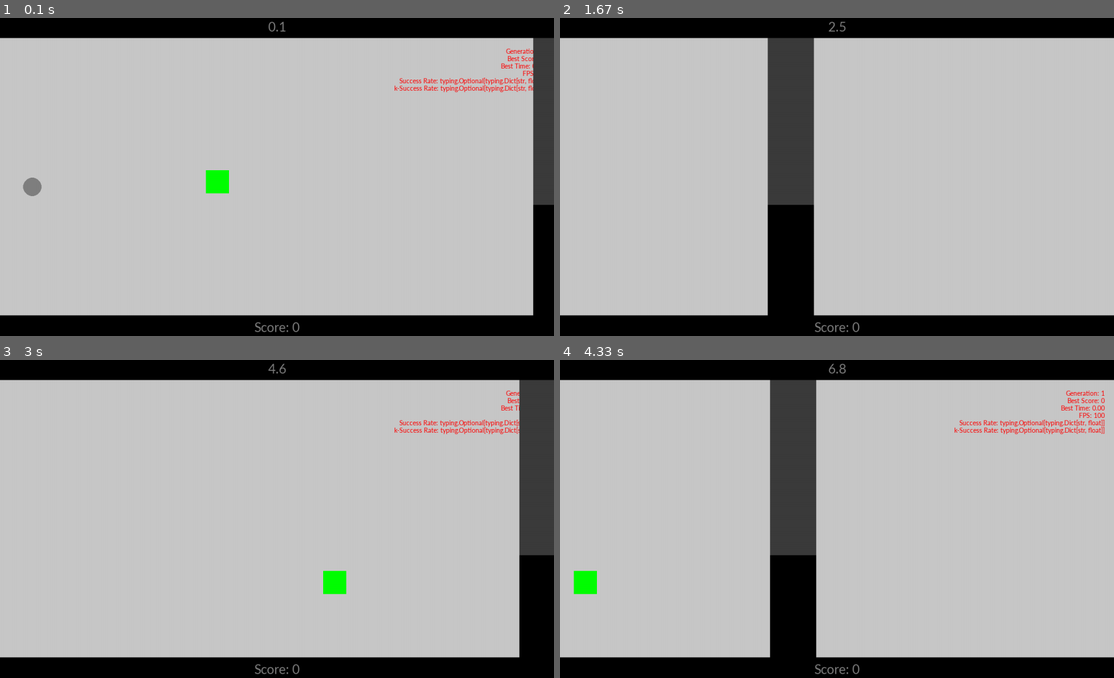
Above: before the commit, frames 1-4 (two rows, left to right).
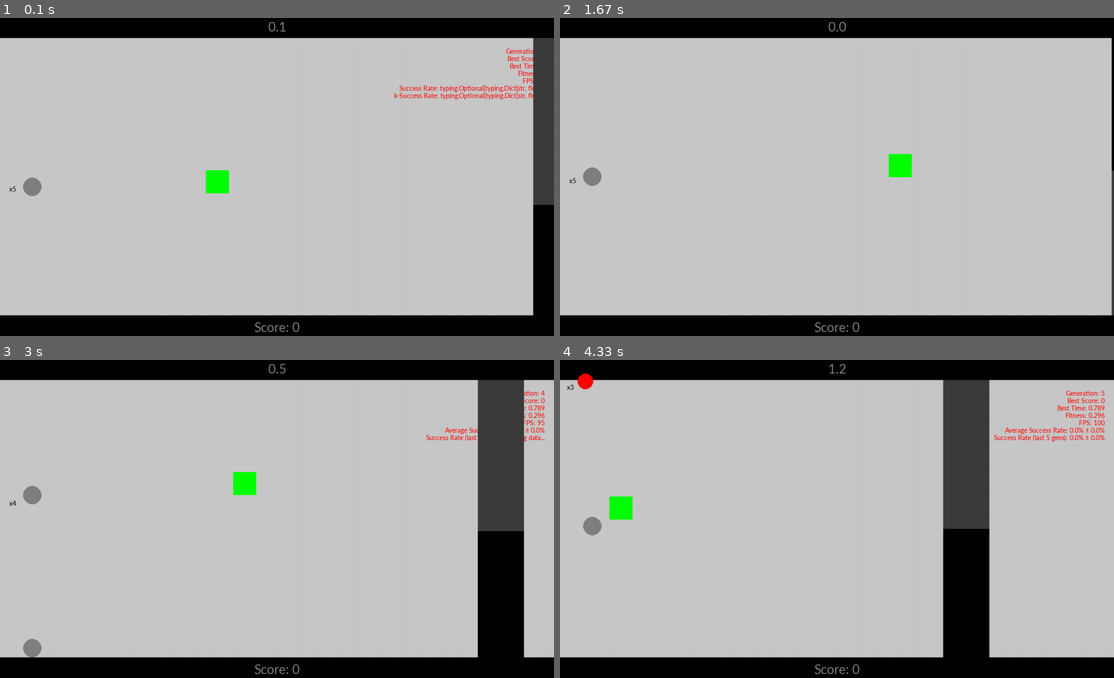
Above: after the commit, the same moments.

Repository: philmuri/GA-project
Game: pygame game, started from src/main.py
Same seed, same stepped clock (60 frames per second), same inputs: the game is played once before the commit and once after it.
Inputs:
- Up to frame 1 (0.1 s): no input
- Up to frame 2 (1.67 s): tap I at 0.33 s
- Up to frame 3 (3 s): tap one key every 0.33 s from 1.67 s: I E Space Space
- Up to frame 4 (4.33 s): tap E at 3 s

The runs differ from the first frame. In frame 1, 0.8% of the frame differs, in the area x 1-97%, y 14-55%; in frame 2, 8.3%; in frame 3, 13%; in frame 4, 16%, in the area x 1-99%, y 1-94%.

Commit message:
fix: lots of misc bug fixes, especially in regards to fitness function not counting the key collections

Diff:
--- a/src/common/key.py
+++ b/src/common/key.py
@@ -22,16 +22,5 @@
     def update(self, obstacle: Obstacle) -> None:
         if obstacle.is_outside():
             self.__init__()
-        self.x -= OBSTACLE_SPEED
-
-    def is_outside(self) -> bool:
-        if self.x + self.size <= 0:
-            return True
         else:
-            return False
-
-
-"""
-TBD:
-- Key durability? Requires x fraction of current players to pass
-"""
+            self.x -= OBSTACLE_SPEED
--- a/src/common/player.py
+++ b/src/common/player.py
@@ -2,7 +2,7 @@
 import random
 import time
 import pygame as pg
-from src.common.settings import PLAYER_RADIUS, PLAYER_COLOR, …(177 unchanged characters)… FPS, DECISION_THRESHOLD, FITNESS_WEIGHT_SCORE, FITNESS_WEIGHT_KEYSCORE
+from src.common.settings import PLAYER_RADIUS, PLAYER_COLOR, …(177 unchanged characters)… FPS, DECISION_THRESHOLD, FITNESS_WEIGHT_ALIVE, FITNESS_WEIGHT_KEYSCORE, WIDTH
 from src.common.obstacle import Obstacle
 from src.common.gate import Gate
 from src.common.key import Key
@@ -22,6 +22,7 @@
         self.time_alive = 0
         self.score = 0
         self.keyscore = 0
+        self.has_key = False
         self.is_AI = is_AI  # NOTE: bit silly to define as new attribute
         # AI-only attributes:
         if self.is_AI:
@@ -41,6 +42,8 @@
             self.animation(screen)
 
     def update(self, obstacle: Obstacle, key: Key, fps: int = GAME_FPS) -> None:
+        if self.x >= obstacle.x + obstacle.width:
+            self.has_key = False
         if self.is_alive:
             # If AI toggled, handle AI jumping
             if self.is_AI:
@@ -61,14 +64,20 @@
             self.vy = JUMP_FORCE
             self.jump_time = time.time()
 
-    def is_colliding(self, obstacle: Obstacle, gate: Gate):
+    def is_colliding(self, obstacle: Obstacle, gate: Gate) -> bool:
+        # 1: Check if gate is open
         if not gate.is_open:
             dx = obstacle.x - self.x
             dy = 0
-
+        # 2: If open, check if player has keey
+        elif not self.has_key:
+            dx = obstacle.x - self.x
+            dy = 0
+        # 3: If yes, gate will not collide
         else:
             dx = self.x - \
                 max(obstacle.x, min(self.x, obstacle.x + obstacle.width))
+
             if obstacle.category == 'bottom':
                 dy = self.y - \
                     max(obstacle.y, min(self.y, obstacle.y + obstacle.height))
@@ -78,22 +87,18 @@
 
         return (dx**2 + dy**2 <= self.radius**2) or (self.y - self.radius <= BASE_HEIGHT) or (self.y + self.radius >= HEIGHT - BASE_HEIGHT)
 
-    def is_touching(self, key: Key):
-        if self.is_AI:
-            return (self.dx_key**2 + self.dy_key**2 <= self.radius**2)
-        else:
-            dx = self.x - max(key.x, min(self.x, key.x + key.size))
-            dy = self.y - max(key.y, min(self.y, key.y + key.size))
-            return (dx**2 + dy**2 <= self.radius**2)
+    def is_touching(self, key: Key) -> bool:
+        dx = self.x - max(key.x, min(self.x, key.x + key.size))
+        dy = self.y - max(key.y, min(self.y, key.y + key.size))
+        return (dx**2 + dy**2 <= self.radius**2)
 
     def animation(self, screen):
-        if (self.x + self.radius >= 0) or self.radius >= 0:
+        if self.is_animating and ((self.x + self.radius >= 0) or self.radius >= 0):
             self.x -= OBSTACLE_SPEED
             self.radius -= 1
             pg.draw.circle(screen, PLAYER_DEATH_COLOR,
                            (self.x, self.y), self.radius)
         else:
-            self.x = -self.radius
             self.is_animating = False
 
     def NN_update(self, obstacle: Obstacle, key: Key):
@@ -101,16 +106,19 @@
         Updates player distances to ceiling and obstacles (AI player vision)
         """
         self.dx = obstacle.x - self.x
-        self.dx_key = self.x - max(key.x, min(self.x, key.x + key.size))
-        self.dy_key = self.y - max(key.y, min(self.y, key.y + key.size))
-
+        if not self.has_key:
+            self.dx_key = self.x - max(key.x, min(self.x, key.x + key.size))
+            self.dy_key = self.y - max(key.y, min(self.y, key.y + key.size))
+        else:
+            self.dx_key = 0
+            self.dy_key = 0
         # NOTE: Think more about the stuff below. Draw sketch
         if obstacle.category == 'bottom':
             self.dy_top = self.y - BASE_HEIGHT
             self.dy_bottom = obstacle.y - self.y
         else:
             self.dy_top = obstacle.y - self.y
-            self.dy_bottom = HEIGHT - self.y
+            self.dy_bottom = HEIGHT - BASE_HEIGHT - self.y
 
     def NN_jump(self):
         genes = [self.y,
@@ -158,7 +166,9 @@
     def fitness(self):
         # Returns the normalized weighted sum of performance metrics
         # These include:
-        #   Score (essentially the normalized time alive)
+        #   Time alive (doesn't factor in FPS changes; normalization factor is an approximation)
+        #       Exact normalization doesn't matter; deviations can be absorbed by the weight
         #   Keys collected
         # Player that collects the key is awarded more points
-        return (FITNESS_WEIGHT_SCORE * self.score + FITNESS_WEIGHT_KEYSCORE * self.keyscore)
+        norm_factor = WIDTH / OBSTACLE_SPEED / GAME_FPS
+        return round((FITNESS_WEIGHT_ALIVE * self.time_alive / norm_factor + FITNESS_WEIGHT_KEYSCORE * self.keyscore), 3)
--- a/src/common/settings.py
+++ b/src/common/settings.py
@@ -21,7 +21,7 @@
 PLAYER_START_HEIGHT = HEIGHT // 2
 PLAYER_RADIUS = 20
 # PLAYER_JUMP_COOLDOWN tied to GAME_FPS; actual cd is = PLAYER_JUMP_COOLDOWN when GAME_FPS = 60
-PLAYER_JUMP_COOLDOWN = 0.3
+PLAYER_JUMP_COOLDOWN = 0.25
 PLAYER_COLOR = (128, 128, 128)
 PLAYER_DEATH_COLOR = (255, 0, 0)
 
@@ -31,9 +31,9 @@
 FONT_TYPE = 'Calibri'
 
 # - Constants: AI -
-is_AI = False
+is_AI = True
 MAX_GENERATIONS = 100
-POPULATION_SIZE = 30
+POPULATION_SIZE = 5
 # - Mutation & Crossover -
 MUTATION_CHANCE = 0.5  # mutation probability per weight
 MUTATION_SIZE = 0.5  # value of 1 gives up to +-0.25 to weights
@@ -49,5 +49,5 @@
 LOSS_PENALTY = 1  # death/loss scaling relative to score points
 # Evaluation metrics:
 EM_KSUCCESS = 5  # last k generations for jump success rate evaluation
-FITNESS_WEIGHT_SCORE = 1  # fitness weight for passing obstacle
-FITNESS_WEIGHT_KEYSCORE = 10  # fitness weight for collecting key
+FITNESS_WEIGHT_ALIVE = 1  # fitness weight for time alive
+FITNESS_WEIGHT_KEYSCORE = 1  # fitness weight for collecting key
--- a/src/main.py
+++ b/src/main.py
@@ -30,6 +30,7 @@
     'Generation': 1,
     'Best Score': 0,
     'Best Time': 0,
+    'Fitness': 0,
     'FPS': game_fps,
     'Success Rate': Dict[str, float] | None,
     'k-Success Rate': Dict[str, float] | None
@@ -44,11 +45,13 @@
     'weights_input': [],
     'weights_hidden': [],
     'time_alive': [],
-    'highscore': []
+    'highscore': [],
+    'fitness': []
 }
 best_overall_time = 0
 best_overall_iw = None
 best_overall_hw = None
+best_overall_fitness = 0
 overall_highscore = 0
 overall_deaths = 0
 # player scores accessed via player_scores['scores'][player_idx][generation]
@@ -136,9 +139,7 @@
 
 def render_info_text(screen, info: Dict) -> None:
     for n, (k, v) in enumerate(info.items()):
-        if k == 'Best Time':
-            text = font.render(f"{k}: {v:.2f}", True, c.FONT_INFO_COLOR)
-        elif k == 'Success Rate' and generation > 1:
+        if k == 'Success Rate' and generation > 1:
             text = font.render(
                 f"Average Success Rate: {100*v['mean']:.1f}% ± {100*v['std']:.1f}%", True, c.FONT_INFO_COLOR)
         elif k == 'k-Success Rate' and generation > 1:
@@ -268,7 +269,7 @@
                 for i, _ in enumerate(population):
                     _.update(obstacle=obstacle, key=key, fps=game_fps)
                     _.draw(screen)
-                    if _.x >= + obstacle.x + obstacle.width and not obstacle_flags[i]:
+                    if _.x >= obstacle.x + obstacle.width and not obstacle_flags[i]:
                         _.score += 1
                         obstacle_flags[i] = True
                     if _.score > gen_score:
@@ -284,9 +285,11 @@
             if c.is_AI:
                 for i, _ in enumerate(population):
                     # - Key Touch Event -
-                    if _.is_alive and not key.is_collected and _.is_touching(key):
+                    if _.is_alive and not _.has_key and _.is_touching(key):
                         key.is_collected = True
                         gate.is_open = True
+                        _.keyscore += 1
+                        _.has_key = True
                     # - Obstacle / Locked Gate Touch Event -
                     if _.is_alive and _.is_colliding(obstacle=obstacle, gate=gate):
                         _.kill()
@@ -305,15 +308,17 @@
                     else:
                         game_running = False
             else:
-                if user_player.is_touching(key):
+                if not user_player.has_key and user_player.is_touching(key):
                     key.is_collected = True
                     gate.is_open = True
-                if user_player.is_colliding(obstacle=obstacle, gate=gate):
+                    user_player.keyscore += 1
+                    user_player.has_key = True
+                if user_player.is_alive and user_player.is_colliding(obstacle=obstacle, gate=gate):
                     user_player.kill()
-                    if user_player.is_animating:
-                        pass
-                    else:
-                        game_paused = True
+                if not user_player.is_alive and not user_player.is_animating:
+                    # - Handle game restart for user player -
+                    reset(obstacle=obstacle, gate=gate,
+                          key=key, players=user_player)
 
             pg.display.flip()
 
@@ -321,10 +326,6 @@
         generation_clock += game_tick / 1000
 
     else:
-        # this is inefficient for large population, but since population would rarely be > 100 it is of limited concern
-        # the benefit of this is more clear code
-
-        # NOTE: This is kinda stupid, since dead_players is already sorted by time_alive
         population = sorted(population, key=lambda player: player.fitness())
 
         best_player = population[-1]
@@ -335,10 +336,12 @@
             copy.deepcopy(best_player.weights_hidden))
         best_players['time_alive'].append(best_player.time_alive)
         best_players['highscore'].append(max(gen_scores))
-
-        best_overall_index = best_players['time_alive'].index(
-            max(best_players['time_alive']))
-        best_overall_time = best_players['time_alive'][best_overall_index]
+        best_players['fitness'].append(best_player.fitness())
+
+        best_overall_fitness = max(best_players['fitness'])
+        best_overall_index = best_players['fitness'].index(
+            best_overall_fitness)
+        best_overall_time = max(best_players['time_alive'])
         best_overall_iw = best_players['weights_input'][best_overall_index]
         best_overall_hw = best_players['weights_hidden'][best_overall_index]
         overall_highscore = max(best_players['highscore'])
@@ -396,6 +399,8 @@
         gen_score = 0
         info_text['Generation'] = generation
         info_text['Best Time'] = best_overall_time
+        # NOTE: Later replace with get_fitness() which includes average \pm stdev, min, max
+        info_text['Fitness'] = best_overall_fitness
         info_text['Success Rate'] = get_success_metric(
             loss_penalty=c.LOSS_PENALTY)
         info_text['k-Success Rate'] = get_success_metric(
